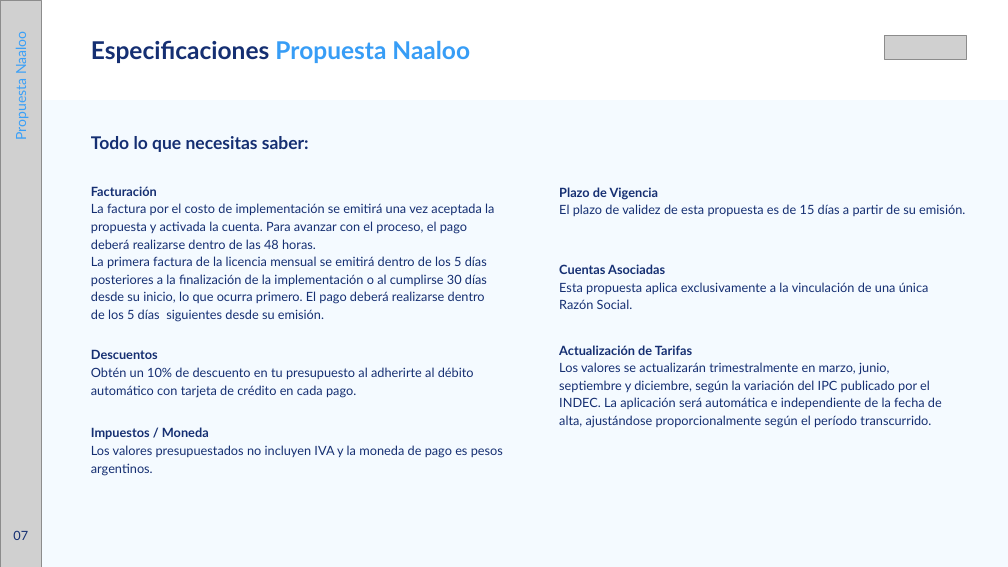
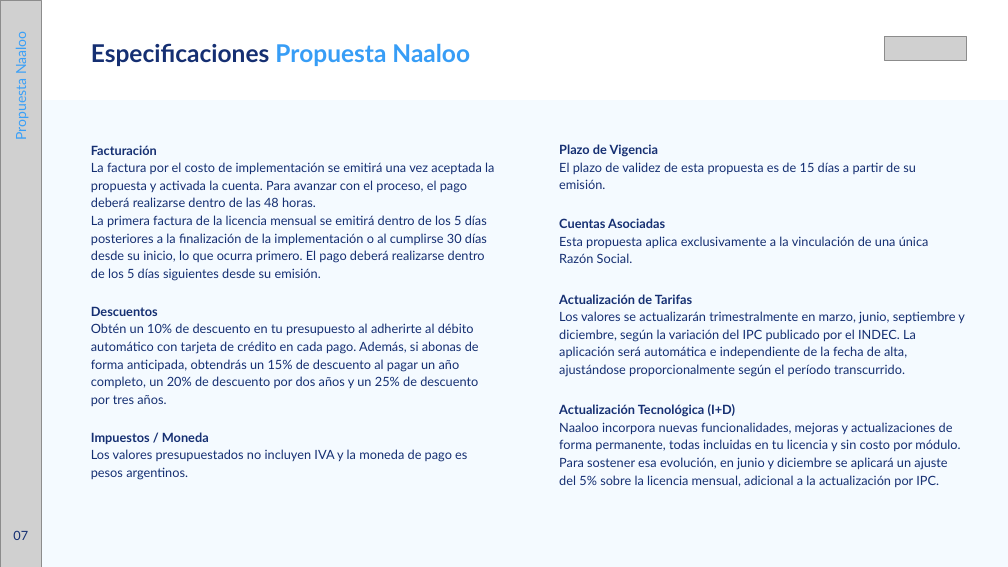
Before and after one commit to Enz1998/presupuestos, a slide deck: slide 7 of public/template_sin_descuento.pptx. Drawn at 1008x567 pixels with LibreOffice and Linux fonts; fonts in the diff are those of the drawing; grey boxes stand for pictures. Boxes give left, top, right and bottom in pixels: in the first picture for what was removed or moved away, otherwise in the second. Text is boxed around its words. In the diff, an @@ line names an element or a change of style, - is before the commit and + after.

Commit message:
Actualizar formato de propuestas comerciales con templates de Argentina

```diff
--- a/public/template_sin_descuento.pptx
+++ b/public/template_sin_descuento.pptx
@@ text "Facturación": place and size @@
-text "Facturación" at box(91, 186, 494, 322)
+text "Facturación" at box(91, 145, 494, 281)
@@ text removed at box(91, 136, 309, 152) @@
-Todo lo que necesitas saber:
@@ text "Plazo de Vigencia" rewrapped from box(559, 187, 965, 216) to box(559, 144, 916, 189) @@
@@ text "Cuentas Asociadas": place and size @@
-text "Cuentas Asociadas" at box(559, 264, 929, 309)
+text "Cuentas Asociadas" at box(559, 218, 929, 263)
@@ text "Actualización de Tarifas" rewrapped from box(559, 345, 942, 428) to box(559, 294, 965, 377) @@
@@ text "Descuentos": place and size @@
-text "Descuentos" at box(91, 349, 474, 397)
+text "Descuentos" at box(91, 306, 479, 406)
@@ text at box(91, 323, 479, 406): text changed @@
-Obtén un 10% de descuento en tu presupuesto al adherirte al débito automático con tarjeta de crédito en cada pago.
+Obtén un 10% de descuento en tu presupuesto al adherirte al débito automático con tarjeta de crédito en cada pago. Además, si abonas de forma anticipada, obtendrás un 15% de descuento al pagar un año completo, un 20% de descuento por dos años y un 25% de descuento por tres años.
@@ text added at box(559, 404, 960, 487), 20 pt, text #152F72 @@
+Actualización Tecnológica (I+D)
+Naaloo incorpora nuevas funcionalidades, mejoras y actualizaciones de forma permanente, todas incluidas en tu licencia y sin costo por módulo. Para sostener esa evolución, en junio y diciembre se aplicará un ajuste del 5% sobre la licencia mensual, adicional a la actualización por IPC.
@@ text "Impuestos / Moneda" rewrapped from box(91, 427, 503, 475) to box(91, 432, 467, 480) @@
```
Also in this commit, not shown: 1 other slide changed, 5 other files.
